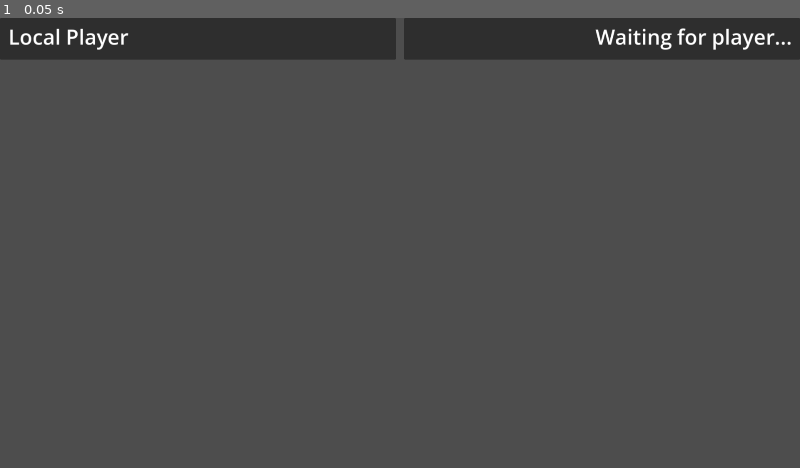
Above: before the commit, frame 1.
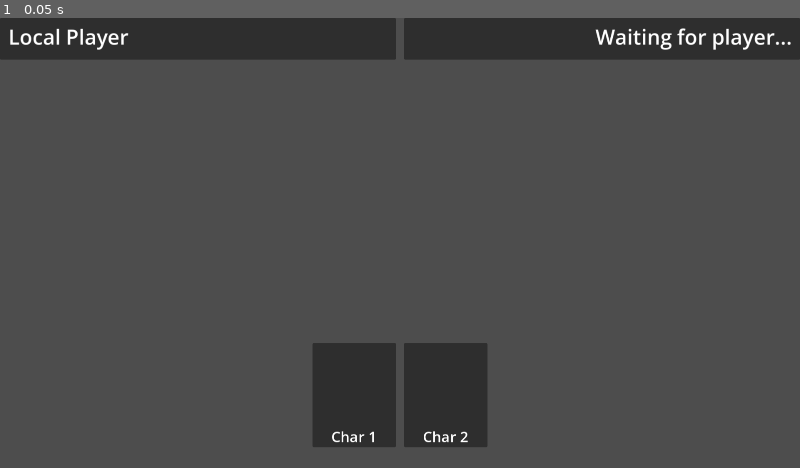
Above: after the commit, the same moment.

Repository: CUGG-2025-Puzzlers/hex-arena
Game: Godot game, scene res://scenes/character_select.tscn
Same seed, same stepped clock (60 frames per second), same inputs: the game is played once before the commit and once after it. The project has no main scene, so this scene is started directly.
Inputs:
- Up to frame 1 (0.05 s): no input

The runs differ from the first frame. In frame 1, 4.8% of the frame differs, in the area x 39-61%, y 72-96%.

Commit message:
Added panels for character selections

Diff:
--- a/scenes/character_select.tscn
+++ b/scenes/character_select.tscn
@@ -34,3 +34,56 @@
 theme_override_font_sizes/font_size = 50
 text = "Waiting for player..."
 horizontal_alignment = 2
+
+[node name="CharacterList" type="CenterContainer" parent="." unique_id=1696245211]
+offset_top = 730.0
+offset_right = 1920.0
+offset_bottom = 1080.0
+
+[node name="HBoxContainer" type="HBoxContainer" parent="CharacterList" unique_id=2080266635]
+layout_mode = 2
+size_flags_horizontal = 0
+size_flags_vertical = 0
+theme_override_constants/separation = 20
+
+[node name="CharacterPanel" type="Panel" parent="CharacterList/HBoxContainer" unique_id=1991876662]
+custom_minimum_size = Vector2(200, 250)
+layout_mode = 2
+size_flags_horizontal = 4
+size_flags_vertical = 4
+
+[node name="CharacterPortrait" type="TextureRect" parent="CharacterList/HBoxContainer/CharacterPanel" unique_id=142918293]
+layout_mode = 0
+offset_right = 200.0
+offset_bottom = 200.0
+
+[node name="CharacterName" type="Label" parent="CharacterList/HBoxContainer/CharacterPanel" unique_id=715577369]
+layout_mode = 0
+offset_top = 200.0
+offset_right = 200.0
+offset_bottom = 250.0
+theme_override_font_sizes/font_size = 35
+text = "Char 1"
+horizontal_alignment = 1
+vertical_alignment = 1
+
+[node name="CharacterPanel2" type="Panel" parent="CharacterList/HBoxContainer" unique_id=567378931]
+custom_minimum_size = Vector2(200, 250)
+layout_mode = 2
+size_flags_horizontal = 4
+size_flags_vertical = 4
+
+[node name="CharacterPortrait" type="TextureRect" parent="CharacterList/HBoxContainer/CharacterPanel2" unique_id=1381679696]
+layout_mode = 0
+offset_right = 200.0
+offset_bottom = 200.0
+
+[node name="CharacterName" type="Label" parent="CharacterList/HBoxContainer/CharacterPanel2" unique_id=888583893]
+layout_mode = 0
+offset_top = 200.0
+offset_right = 200.0
+offset_bottom = 250.0
+theme_override_font_sizes/font_size = 35
+text = "Char 2"
+horizontal_alignment = 1
+vertical_alignment = 1
